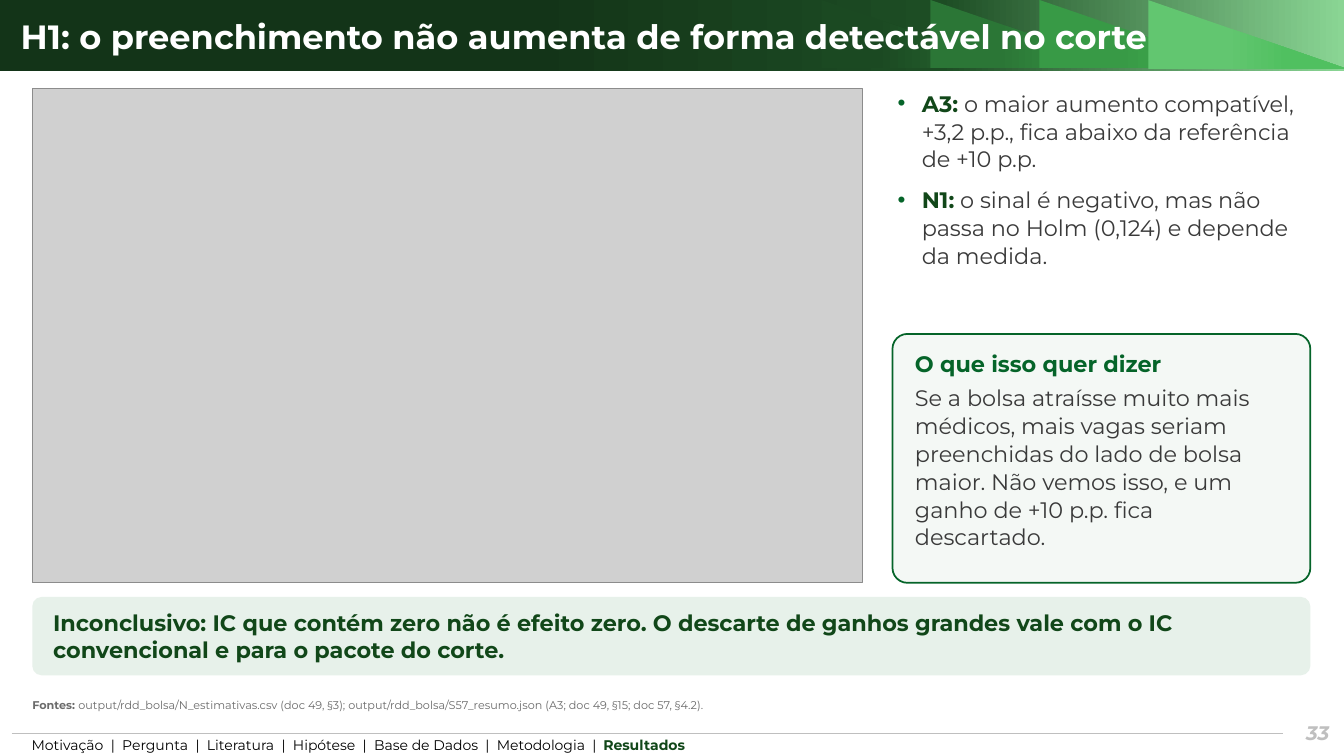
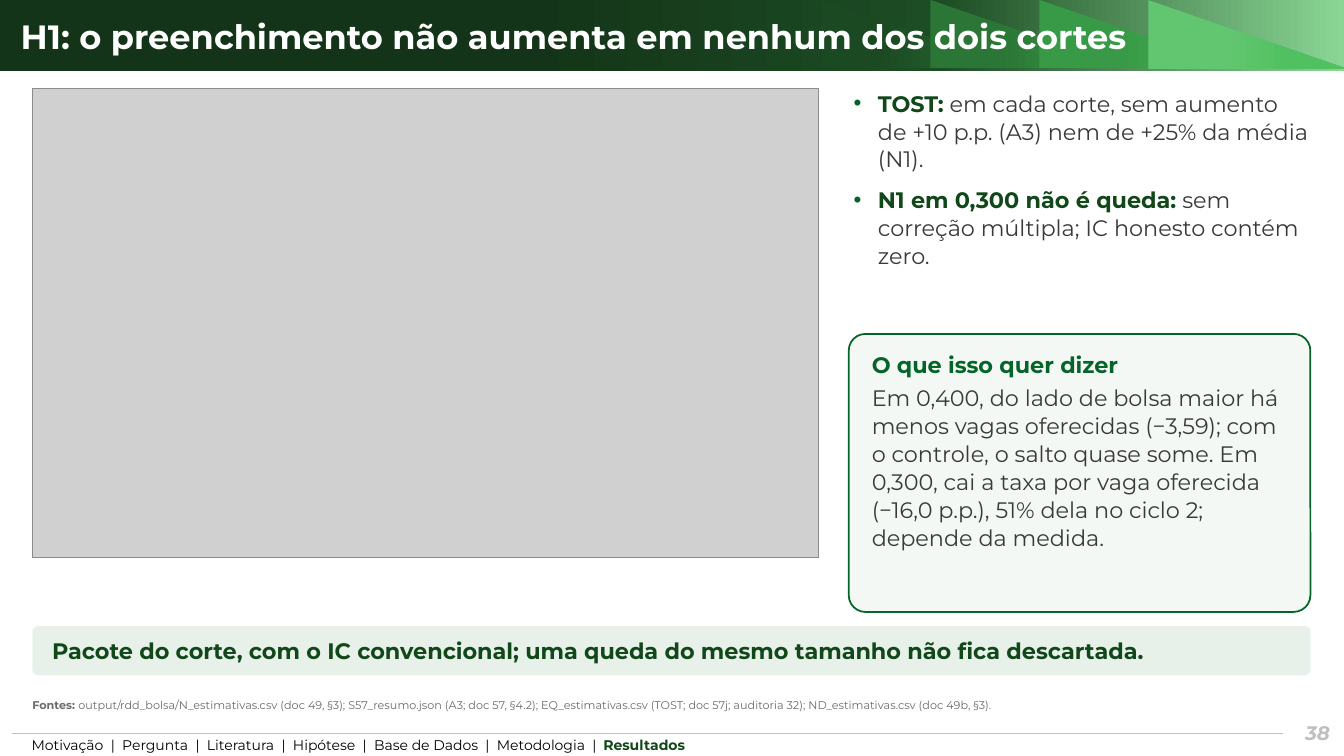
Before and after one commit to ka1victor/impact-eval-health-econ-pmme, a slide deck: slide 38 of output/apresentacao_banca2/deck_banca2.pptx (slide 33 before the commit). Drawn at 1344x756 pixels with LibreOffice and Linux fonts; fonts in the diff are those of the drawing; grey boxes stand for pictures; background and template pictures are left out. Boxes give left, top, right and bottom in pixels: in the first picture for what was removed or moved away, otherwise in the second. Text is boxed around its words. In the diff, an @@ line names an element or a change of style, - is before the commit and + after.

```diff
--- a/output/apresentacao_banca2/deck_banca2.pptx
+++ b/output/apresentacao_banca2/deck_banca2.pptx
@@ title at bbox=[21, 16, 1127, 56]: text changed @@
-H1: o preenchimento não aumenta de forma detectável no corte
+H1: o preenchimento não aumenta em nenhum dos dois cortes
@@ picture: place and size @@
-picture at bbox=[32, 89, 862, 583]
+picture at bbox=[32, 89, 819, 558]
@@ text at bbox=[878, 95, 1308, 264]: text changed @@
-• A3: o maior aumento compatível, +3,2 p.p., fica abaixo da referência de +10 p.p.
-• N1: o sinal é negativo, mas não passa no Holm (0,124) e depende da medida.
+• TOST: em cada corte, sem aumento de +10 p.p. (A3) nem de +25% da média (N1).
+• N1 em 0,300 não é queda: sem correção múltipla; IC honesto contém zero.
@@ rounded rectangle "O que isso quer dizer": place and size @@
-rounded rectangle "O que isso quer dizer" at bbox=[892, 334, 1311, 583]
+rounded rectangle "O que isso quer dizer" at bbox=[849, 334, 1311, 612]
@@ text in rounded rectangle at bbox=[872, 389, 1278, 551]: text changed @@
-Se a bolsa atraísse muito mais médicos, mais vagas seriam preenchidas do lado de bolsa maior. Não vemos isso, e um ganho de +10 p.p. fica descartado.
+Em 0,400, do lado de bolsa maior há menos vagas oferecidas (−3,59); com o controle, o salto quase some. Em 0,300, cai a taxa por vaga oferecida (−16,0 p.p.), 51% dela no ciclo 2; depende da medida.
@@ rounded rectangle "Pacote do corte, com o ...": place and size @@
-rounded rectangle "Pacote do corte, com o ..." at bbox=[32, 597, 1311, 676]
+rounded rectangle "Pacote do corte, com o ..." at bbox=[32, 626, 1311, 676]
@@ text in rounded rectangle at bbox=[52, 641, 1143, 664]: text changed @@
-Inconclusivo: IC que contém zero não é efeito zero. O descarte de ganhos grandes vale com o IC convencional e para o pacote do corte.
+Pacote do corte, com o IC convencional; uma queda do mesmo tamanho não fica descartada.
@@ text at bbox=[32, 699, 991, 711]: text changed @@
-Fontes: output/rdd_bolsa/N_estimativas.csv (doc 49, §3); output/rdd_bolsa/S57_resumo.json (A3; doc 49, §15; doc 57, §4.2).
+Fontes: output/rdd_bolsa/N_estimativas.csv (doc 49, §3); S57_resumo.json (A3; doc 57, §4.2); EQ_estimativas.csv (TOST; doc 57j; auditoria 32); ND_estimativas.csv (doc 49b, §3).
@@ page number at bbox=[1305, 726, 1330, 740]: text changed @@
-33
+38
```
Also in this commit, not shown: 14 other slides changed, 7 slides added, 23 other files.
